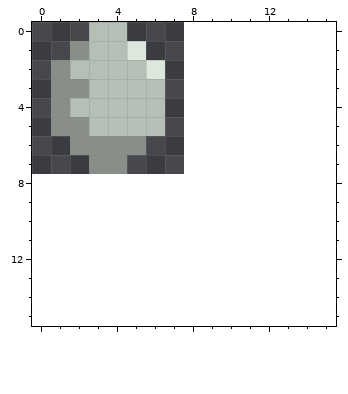
Pixel-art file -- sprites/items/biological/duck-egg.aseprite. The picture above was drawn from the file before the commit.
8x8 pixels, 1 frame. The old version is drawn lined up with the new one, on the new canvas.
After the commit:
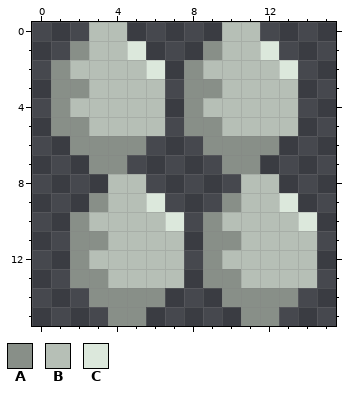
Palette (. is transparent): A #888f88  B #b6bfb6  C #dce8dc
Edits made:
canvas 8x8 -> 16x16
y 0: x 10..11 .. -> BB
y 1: x 9..12 .... -> ABBC
y 2: x 8..13 ...... -> ABBBBC
y 3: x 8..13 ...... -> AABBBB
y 4: x 8..13 ...... -> ABBBBB
y 5: x 8..13 ...... -> AABBBB
y 6: x 9..12 .... -> AAAA
y 7: x 10..11 .. -> AA
y 8: x 4..5 .. -> BB; x 11..12 .. -> BB
y 9: x 3..6 .... -> ABBC; x 10..13 .... -> ABBC
y 10: x 2..7 ...... -> ABBBBC; x 9..14 ...... -> ABBBBC
y 11: x 2..7 ...... -> AABBBB; x 9..14 ...... -> AABBBB
y 12: x 2..7 ...... -> ABBBBB; x 9..14 ...... -> ABBBBB
y 13: x 2..7 ...... -> AABBBB; x 9..14 ...... -> AABBBB
y 14: x 3..6 .... -> AAAA; x 10..13 .... -> AAAA
y 15: x 4..5 .. -> AA; x 11..12 .. -> AA
